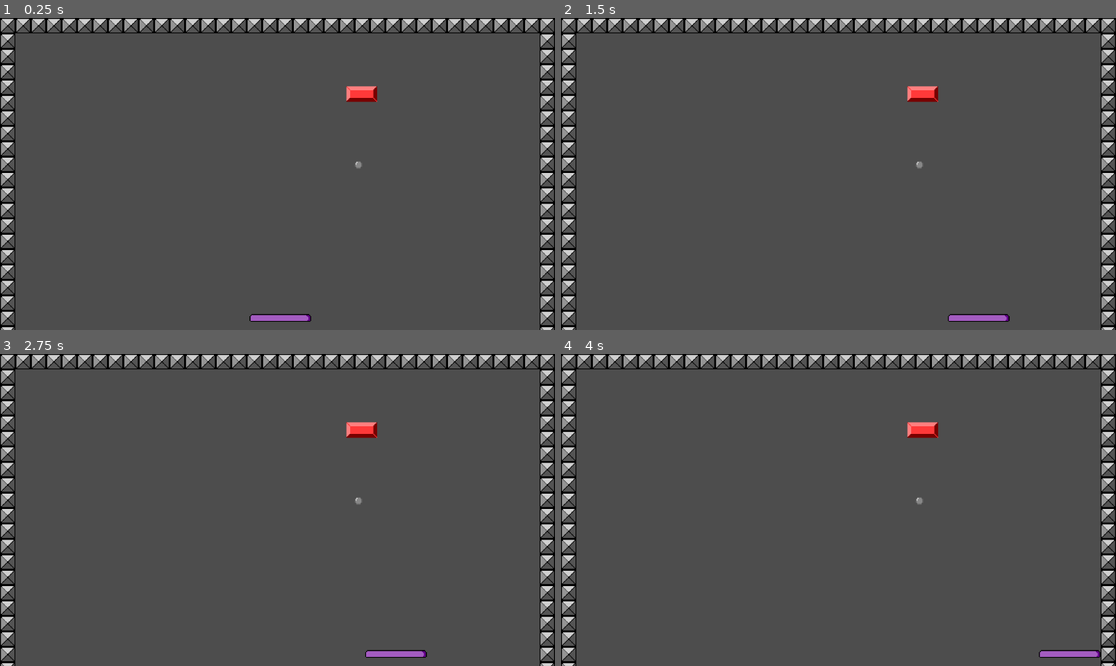
Above: before the commit, frames 1-4 (two rows, left to right).
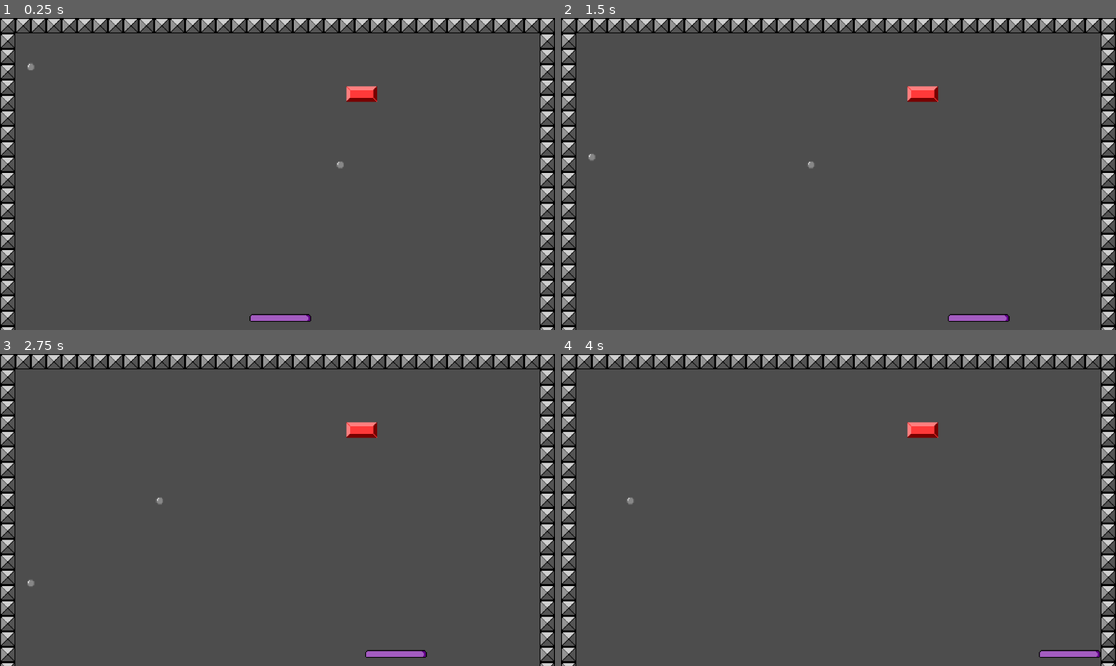
Above: after the commit, the same moments.

Repository: Morswin/Brick-Smasher
Game: Godot game, scene res://game_loop.tscn
Two runs of this game, one before a commit and one after it. Both use one fixed random seed, a clock stepped at 60 frames per second and the inputs below.
Inputs:
- Up to frame 1 (0.25 s): no input
- Up to frame 2 (1.5 s): tap Enter (ui_accept) at 0.5, 0.77 s; hold Right (ui_right) from 0.53 s (still down)
- Up to frame 3 (2.75 s): tap Enter (ui_accept) at 1.52 s; release Right (ui_right) at 2.03 s; hold Left (ui_left) from 2.03 s (still down)
- Up to frame 4 (4 s): release Left (ui_left) at 2.78 s; hold Right (ui_right) from 2.78 s (still down); tap Enter (ui_accept) at 3.02, 3.77 s

The runs differ from the first frame. In frame 1, less than 0.1% of the frame differs, in the area x 5-66%, y 14-49%; in frame 2, less than 0.1%; in frame 3, less than 0.1%; in frame 4, less than 0.1%.

Commit message:
Instatiation works again

Diff:
--- a/ball/ball.gd
+++ b/ball/ball.gd
@@ -10,9 +10,9 @@
 @export var attached := false  # Is this ball attached to the deflector?
 
 
-func _init(_ID: int, _attached: bool = false):
-	ID = _ID
-	attached = _attached
+#func _init(_ID: int, _attached: bool = false):
+	#ID = _ID
+	#attached = _attached
 	#position = Vector2(64, 64)
 	#print("New instance")
 	#print(position)
--- a/ball/ball_manager.gd
+++ b/ball/ball_manager.gd
@@ -1,17 +1,17 @@
 extends Node2D
 
 
-@onready var ball_scene := load("res://ball/ball.tscn")
+var list_of_balls: Dictionary = {}
+
+const ball_scene := preload("res://ball/ball.tscn")
+
 @onready var deflector := $"../deflector"
-
-var list_of_balls: Dictionary = {}
 
 
 func _ready():
 	var _new_ball = ball_scene.instantiate()
+	_new_ball.position = Vector2(64, 64)
 	add_child(_new_ball)
-	#var _new_ball = ball_scene.instantiate() #Ball.new(0, true)  #
-	#add_child(_new_ball)
 
 
 func _process(_delta):
